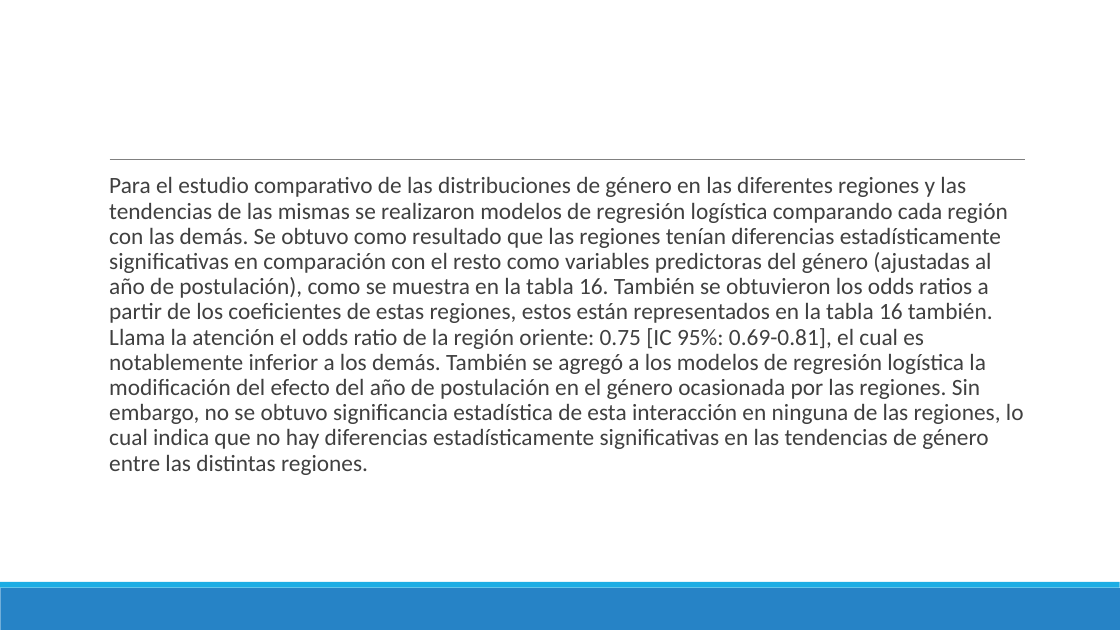
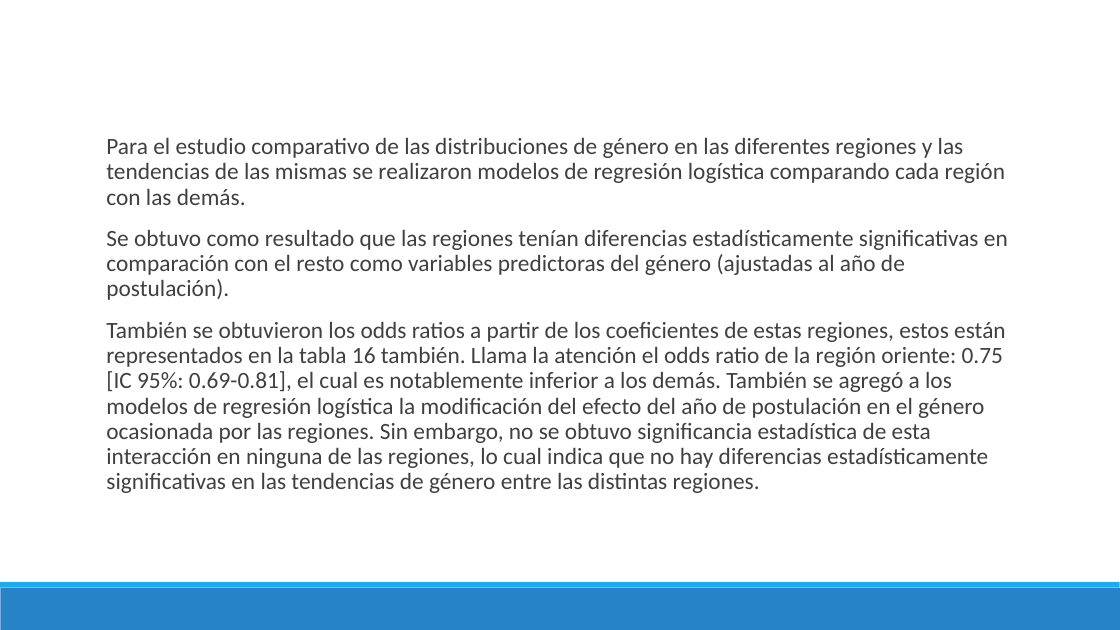
Before and after one commit to danimedi/tesis_genero_especialidades, a slide deck: slide 55 of doc/diapositivas_sustentacion_tesis.pptx (slide 54 before the commit). Drawn at 1120x630 pixels with LibreOffice and Linux fonts; fonts in the diff are those of the drawing. Boxes give left, top, right and bottom in pixels: in the first picture for what was removed or moved away, otherwise in the second. Text is boxed around its words. In the diff, an @@ line names an element or a change of style, - is before the commit and + after.

```diff
--- a/doc/diapositivas_sustentacion_tesis.pptx
+++ b/doc/diapositivas_sustentacion_tesis.pptx
@@ text at (106,138,1008,493): text changed @@
-  Para el estudio comparativo de las distribuciones de género en las diferentes regiones y las tendencias de las mismas se realizaron modelos de regresión logística comparando cada región con las demás. Se obtuvo como resultado que las regiones tenían diferencias estadísticamente significativas en comparación con el resto como variables predictoras del género (ajustadas al año de postulación), como se muestra en la tabla 16. También se obtuvieron los odds ratios a partir de los coeficientes de estas regiones, estos están representados en la tabla 16 también. Llama la atención el odds ratio de la región oriente: 0.75 [IC 95%: 0.69-0.81], el cual es notablemente inferior a los demás. También se agregó a los modelos de regresión logística la modificación del efecto del año de postulación en el género ocasionada por las regiones. Sin embargo, no se obtuvo significancia estadística de esta interacción en ninguna de las regiones, lo cual indica que no hay diferencias estadísticamente significativas en las tendencias de género entre las distintas regiones.
+  Para el estudio comparativo de las distribuciones de género en las diferentes regiones y las tendencias de las mismas se realizaron modelos de regresión logística comparando cada región con las demás.
+  Se obtuvo como resultado que las regiones tenían diferencias estadísticamente significativas en comparación con el resto como variables predictoras del género (ajustadas al año de postulación).
+  También se obtuvieron los odds ratios a partir de los coeficientes de estas regiones, estos están representados en la tabla 16 también. Llama la atención el odds ratio de la región oriente: 0.75 [IC 95%: 0.69-0.81], el cual es notablemente inferior a los demás. También se agregó a los modelos de regresión logística la modificación del efecto del año de postulación en el género ocasionada por las regiones. Sin embargo, no se obtuvo significancia estadística de esta interacción en ninguna de las regiones, lo cual indica que no hay diferencias estadísticamente significativas en las tendencias de género entre las distintas regiones.
@@ line removed from (110, 160) to (1026, 160) @@
```
Also in this commit, not shown: 20 other slides changed, 7 slides added, 4 slides removed, 1 other file.
